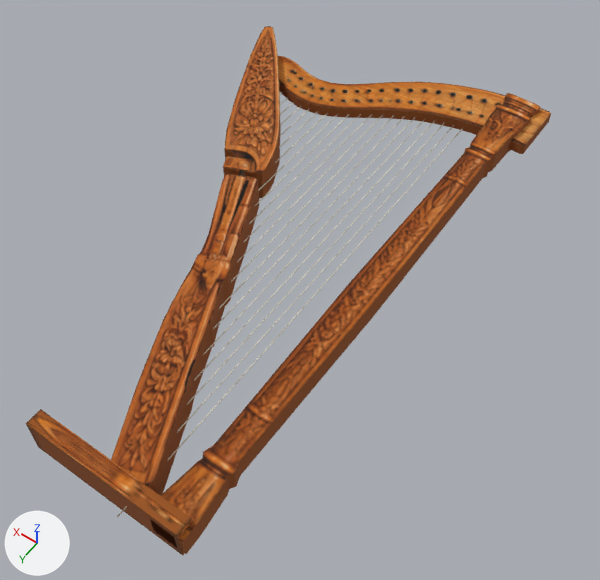
A saved change to the glTF model public/game-assets/Item/Instrument_Harp.glb.
Camera for both pictures: a camera (50 mm lens) standing at (-0.554, 0.339, 1.499) and looking at (0.19, -0.702, -0.136). The axes (+X, +Y, +Z) are drawn at lower left. The lights are the same throughout. The picture after the commit comes second. Where no turn or scale is listed for an object, it has been applied to the vertices. Vertices at exactly the same position are counted once.

In view in the first picture: 'node_0'.
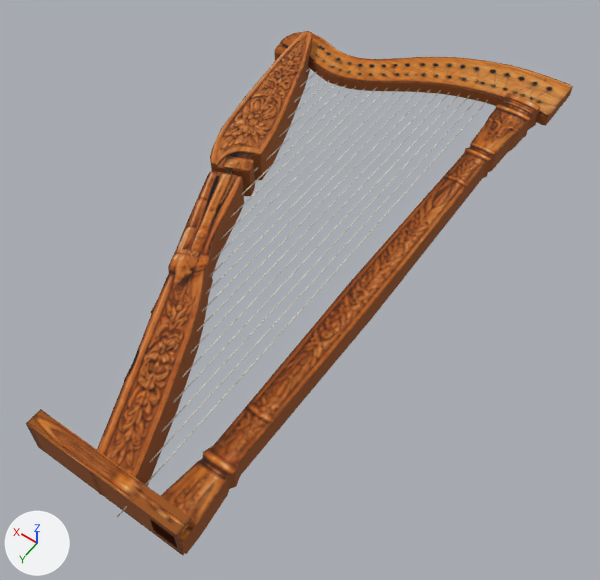
What differs and where, as boxes (x1, y1, x2, y2) in the pictures (600 x 580 px; the box of a moved part takes in the faces that stretch with it):
'node_0', reshaped
    before: (26, 26, 551, 555)
    after: (26, 31, 573, 555)
part 1 of me_mesh_1, moved or reshaped
    before: (111, 26, 551, 496)
    after: (90, 31, 573, 495)
part 2 of me_mesh_1, surface changed
    before: (278, 57, 290, 67)
    after: (276, 37, 316, 59)

The change, as a list of edits to the scene's bpy script:
```text
Change me_mesh_1:
    used by ob_node_0; location = (0.0, 0.0, 0.0)
    remove me_mesh_1.from_pydata(...)  # 520 vertices, 944 faces; spans x -0.08..0.76, y -1.5..0.03, z -0.05..0.05
    add me_mesh_1.from_pydata(...)  # 536 vertices, 968 faces; spans x -0.08..0.71, y -1.64..0.03, z -0.05..0.05
    me_mesh_1 part 1: 316 vertices moved from x -0.08..0.76, y -1.5..-0.01, z -0.05..0.05 to x -0.08..0.71, y -1.64..0.0, z -0.05..0.05; 10 vertices removed from x 0.26..0.69, y -1.27..-0.8, z -0.05..0.05; 10 vertices added at x 0.26..0.69, y -1.55..-0.79, z -0.05..0.05
    me_mesh_1 part 2: 4 kept faces spanning x 0.61..0.69, y -1.42..-1.28, z -0.01..0.01 get new texture (UV) coordinates
    other edits to the shape of me_mesh_1 do not show in these pictures
```
